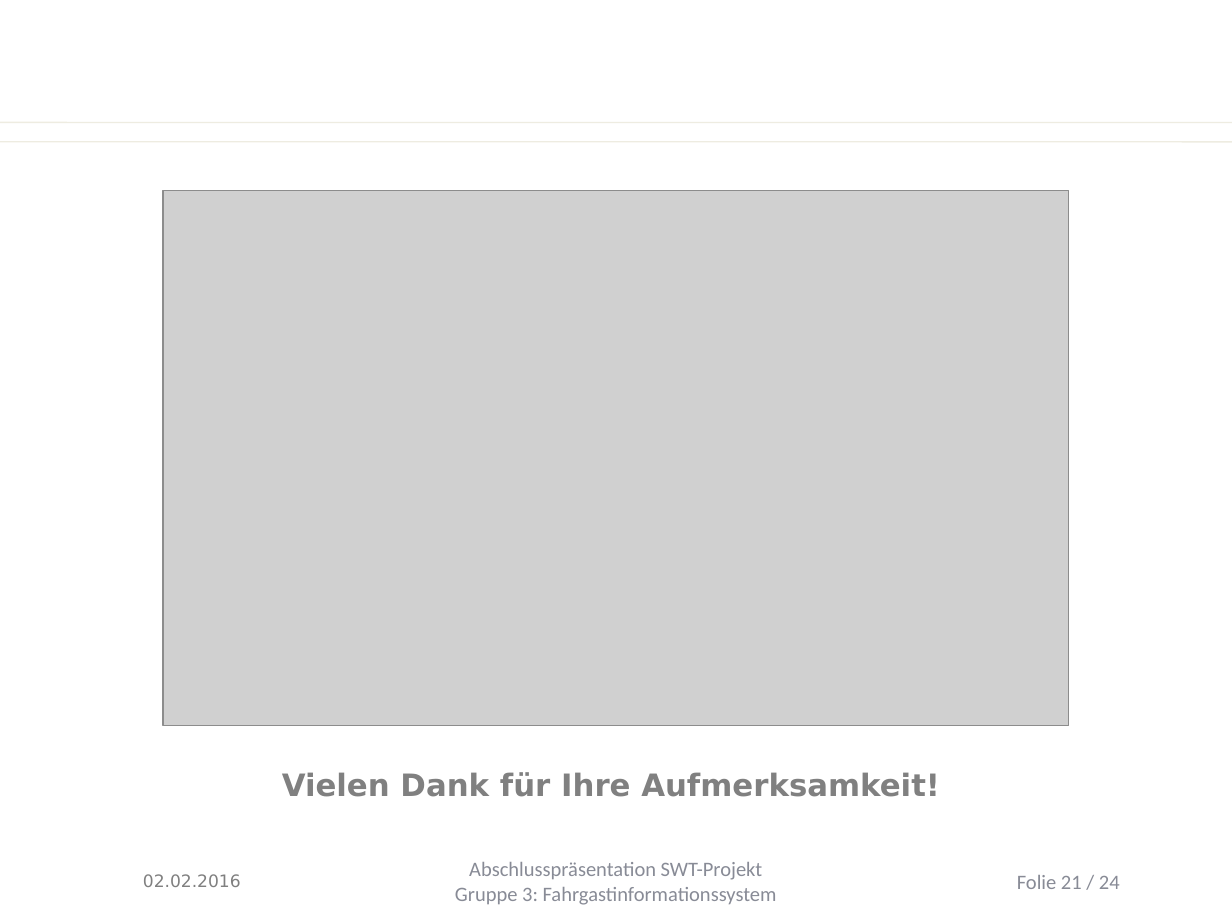
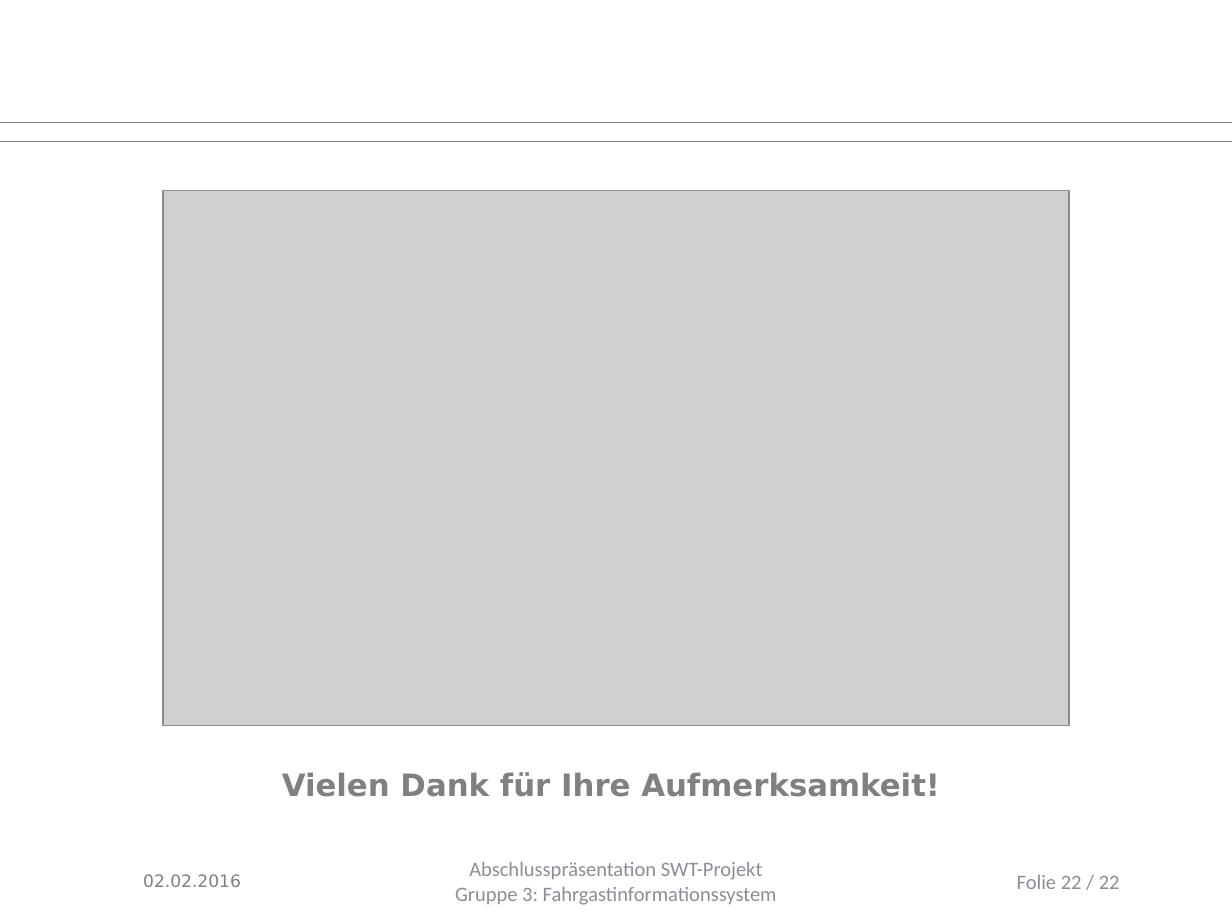
Before and after one commit to Juu98/fahrgastinformationssystem, a slide deck: slide 22 of organisation/Endpräsentation/abschlusspraesentation.pptx (slide 21 before the commit). Drawn at 1232x924 pixels with LibreOffice and Linux fonts; fonts in the diff are those of the drawing; grey boxes stand for pictures; background and template pictures are left out. Boxes give left, top, right and bottom in pixels: in the first picture for what was removed or moved away, otherwise in the second. Text is boxed around its words. In the diff, an @@ line names an element or a change of style, - is before the commit and + after.

```diff
--- a/organisation/Endpräsentation/abschlusspraesentation.pptx
+++ b/organisation/Endpräsentation/abschlusspraesentation.pptx
@@ line (0, 122) - (1232, 122): stroke #EEECE1 0.74 pt to #808080 0.5 pt @@
@@ line (0, 142) - (1232, 142): stroke #EEECE1 0.74 pt to #808080 0.5 pt @@
@@ text "Abschlusspräsentation SWT-Projekt" at [455,862,777,905]: text colour #888B96 to #8C8E98 @@
@@ page number at [1017,875,1120,889]: text changed; text colour #888B96 to #8C8E98 @@
-Folie 21 / 24
+Folie 22 / 22
```
Also in this commit, not shown: 20 other slides changed, 1 slide added, 1 other file.
